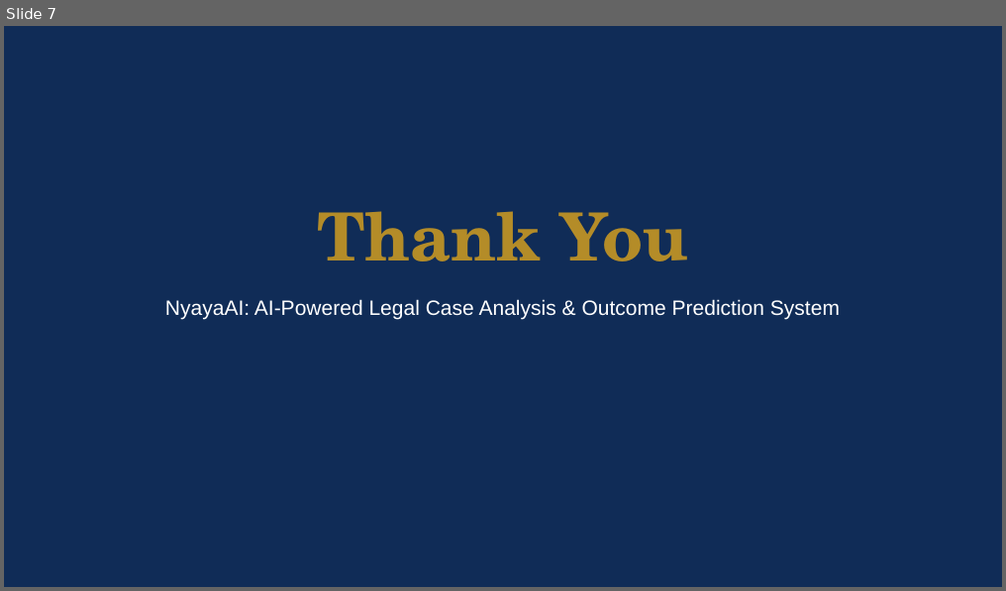
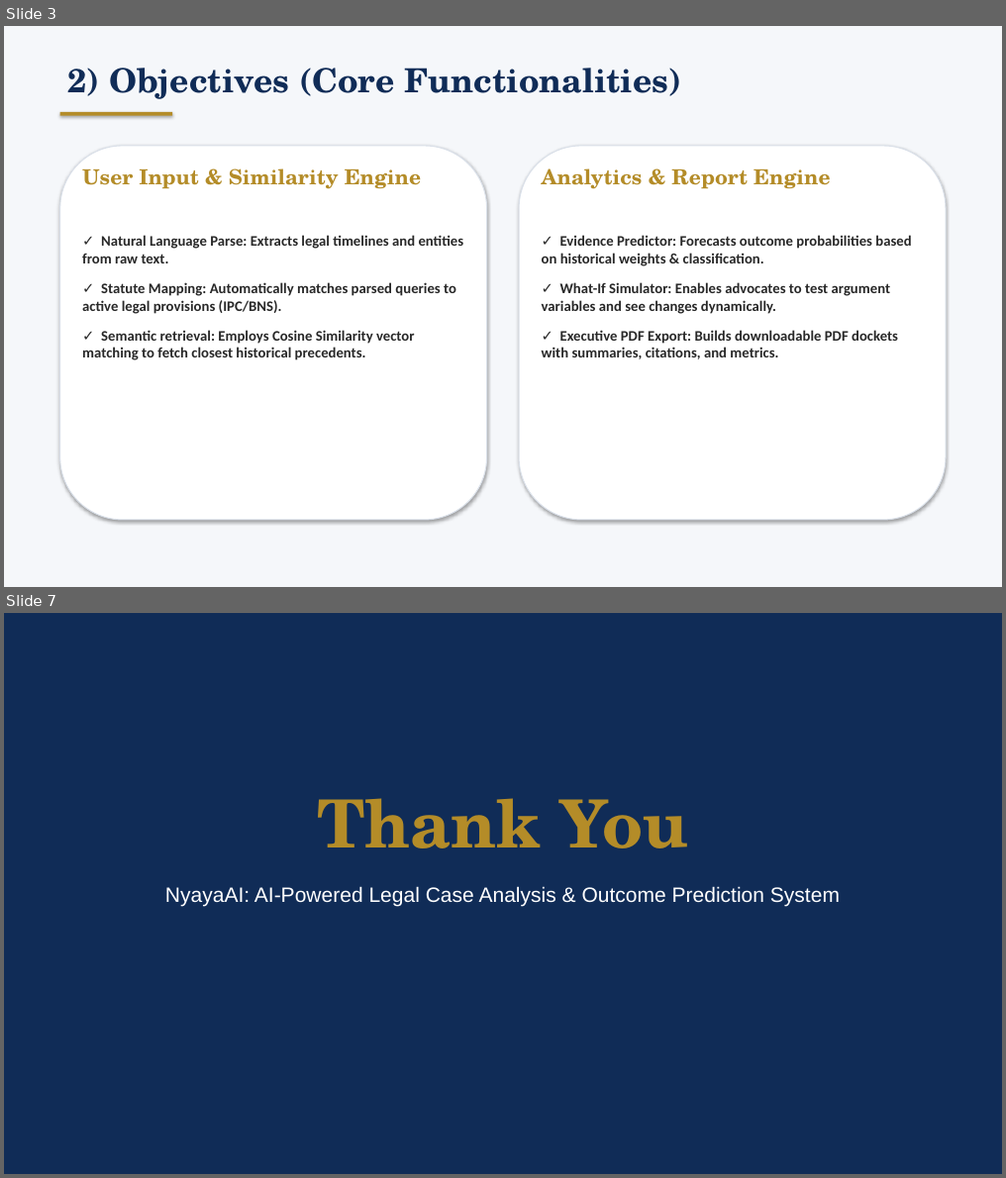
Before and after one commit to harsha-vardhan-200204/nyaya-ai, a slide deck: docs/NyayaAI_Project_Presentation.pptx. Shown one above the other, each under a label of ours: slide 7 before the commit, slides 3 and 7 after it; the slides between them are not shown. The pictures are 1006x591 and 1006x1178 pixels, drawn with LibreOffice and Linux fonts; fonts in the diff are those of the drawing. Boxes give left, top, right and bottom in pixels: in the first picture for what was removed or moved away, otherwise in the second. Text is boxed around its words. In the diff, an @@ line names an element or a change of style, - is before the commit and + after.

```diff
--- a/docs/NyayaAI_Project_Presentation.pptx
+++ b/docs/NyayaAI_Project_Presentation.pptx
@@ slide 3 added at [4,26,1002,587], background #FFFFFF @@
@@ rectangle added at [4,26,1002,587], fill #F5F7FA @@
@@ text added at [67,68,681,99], 32 pt, text #102C57, bold @@
+2) Objectives (Core Functionalities)
@@ rectangle added at [60,112,172,116], fill #B48C28 @@
@@ rounded rectangle added at [60,146,487,520], fill #FFFFFF, outline #DAE0E9 1 pt @@
@@ text added at [82,169,421,189], 20 pt, text #B48C28, bold @@
+User Input & Similarity Engine
@@ rounded rectangle added at [519,146,945,520], fill #FFFFFF, outline #DAE0E9 1 pt @@
@@ text added at [542,169,830,189], 20 pt, text #B48C28, bold @@
+Analytics & Report Engine
@@ text added at [82,235,464,361], 14 pt, text #282828, bold @@
+✓ Natural Language Parse: Extracts legal timelines and entities from raw text.
+✓ Statute Mapping: Automatically matches parsed queries to active legal provisions (IPC/BNS).
+✓ Semantic retrieval: Employs Cosine Similarity vector matching to fetch closest historical precedents.
@@ text added at [542,235,911,360], 14 pt, text #282828, bold @@
+✓ Evidence Predictor: Forecasts outcome probabilities based on historical weights & classification.
+✓ What-If Simulator: Enables advocates to test argument variables and see changes dynamically.
+✓ Executive PDF Export: Builds downloadable PDF dockets with summaries, citations, and metrics.
```
Also in this commit, not shown: 3 slides changed, 2 other slides added, 3 slides removed.
